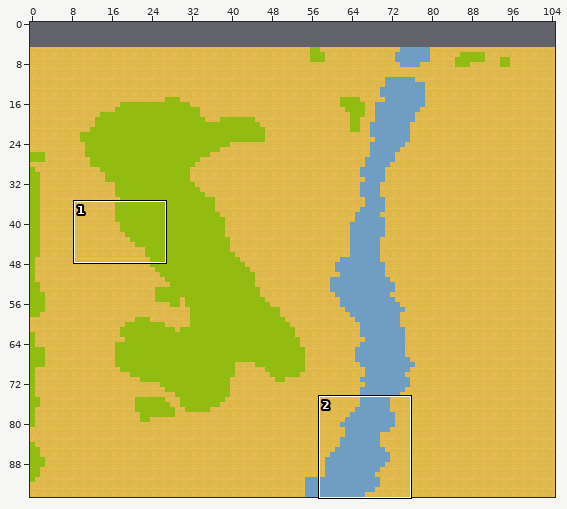
Tiled map -- res/maps/level_8/map.tmx. Above: a wide view before the commit, with the close-up outlined.
Close-up. Earlier state:
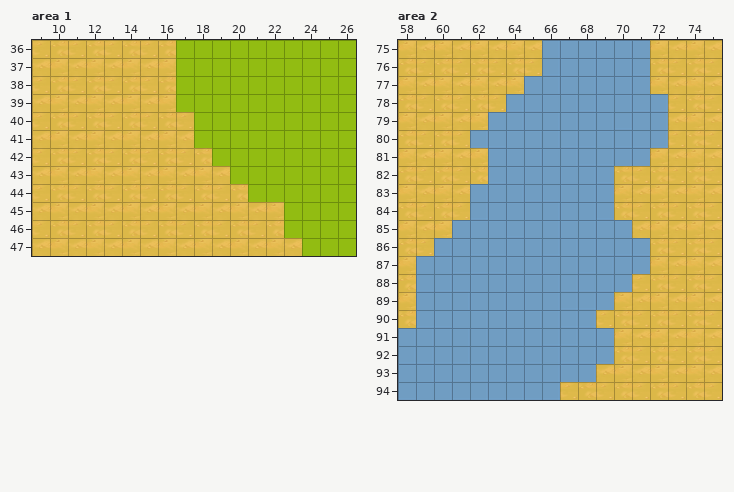
Cells are 64x64 px. Shown: area 1 x 9..26, y 36..47; area 2 x 58..75, y 75..94. The commit also changed other parts of the map, which this record leaves out. The old version is drawn lined up with the new one.
After the commit:
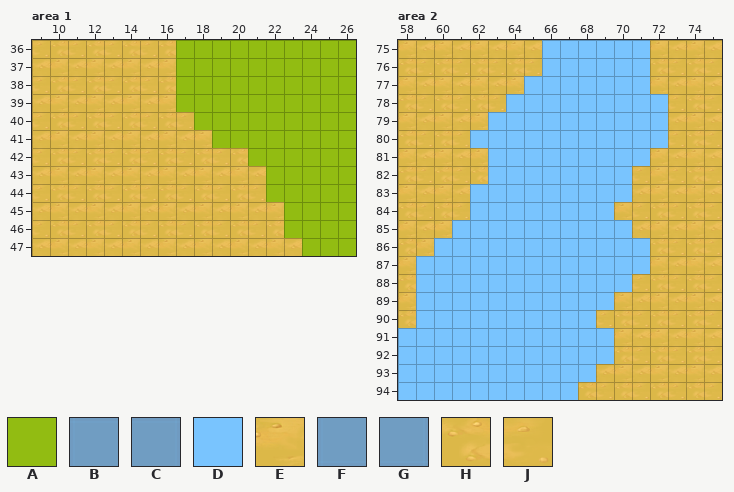
Key: from "terrain": A 0, B 6, C 7, D 8, E 12, F 38, G 39, H 44, J 45.
_ is an empty cell.
See-through tiles are keyed as they look on the map.
What changed:
{"change": "map size 105x90 -> 105x95 cells (old content now starts at 0,5; both pictures use the new coordinates)"}
{"where": "layer \"grass\", area 1"}
{"y":41,"x":18,"old":"A","new":"_"}
{"y":42,"x":19,"old":"AA","new":"__"}
{"y":43,"x":20,"old":"AA","new":"__"}
{"y":44,"x":21,"old":"A","new":"_"}
{"where": "layer \"terrain\", area 2"}
{"y":75,"x":66,"old":"CBCBCB","new":"DDDDDD"}
{"y":76,"x":66,"old":"GBCBCF","new":"DDDDDD"}
{"y":77,"x":65,"old":"BCBCBCB","new":"DDDDDDD"}
{"y":78,"x":64,"old":"GFBCGBCFG","new":"DDDDDDDDD"}
{"y":79,"x":63,"old":"BCBCCCCGBC","new":"DDDDDDDDDD"}
{"y":80,"x":62,"old":"GFBCCGGCGFG","new":"DDDDDDDDDDD"}
{"y":81,"x":63,"old":"BBCBCGGCB","new":"DDDDDDDDD"}
{"y":82,"x":63,"old":"FBBBBCFH","new":"DDDDDDDD"}
{"y":83,"x":62,"old":"CBCFFBCBE","new":"DDDDDDDDD"}
{"y":84,"x":62,"old":"GBBBCBCF","new":"DDDDDDDD"}
{"y":85,"x":61,"old":"BBBFBCBCBC","new":"DDDDDDDDDD"}
{"y":86,"x":60,"old":"GBFFBCGCCFGF","new":"DDDDDDDDDDDD"}
{"y":87,"x":59,"old":"BCFFGBCBCGCCB","new":"DDDDDDDDDDDDD"}
{"y":88,"x":59,"old":"FGFBCBBCGFGG","new":"DDDDDDDDDDDD"}
{"y":89,"x":59,"old":"BCCBCBBCGGB","new":"DDDDDDDDDDD"}
{"y":90,"x":59,"old":"FFBCCBCCGG","new":"DDDDDDDDDD"}
{"y":91,"x":58,"old":"CCCCCCCCGGCB","new":"DDDDDDDDDDDD"}
{"y":92,"x":58,"old":"GGGGGGGGCFGF","new":"DDDDDDDDDDDD"}
{"y":93,"x":58,"old":"BCFFFFFFGBC","new":"DDDDDDDDDDD"}
{"y":94,"x":58,"old":"FBCFGFGFGJ","new":"DDDDDDDDDD"}
{"label":"removed","picture_box":[194,130,266,202]}
{"label":"changed","picture_box":[398,40,668,400]}
